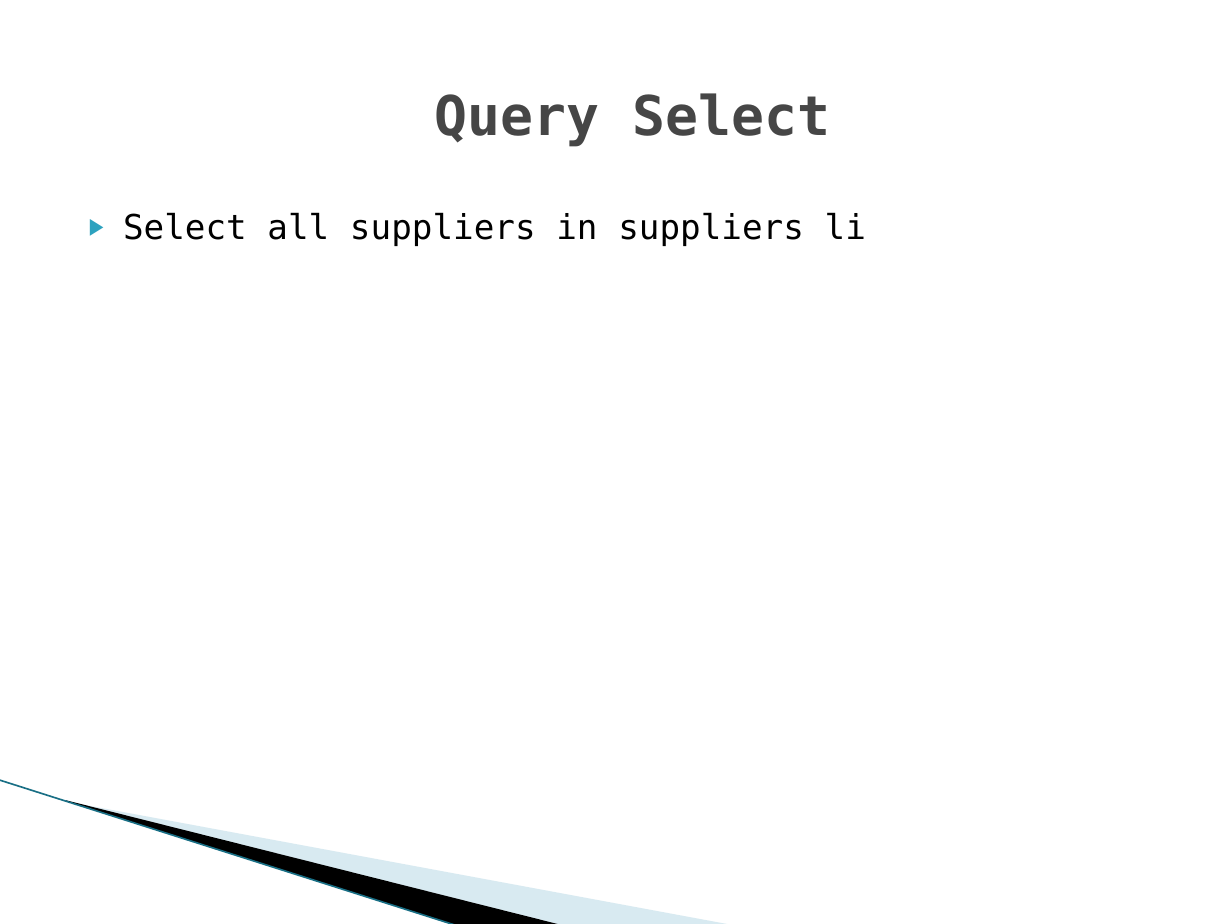
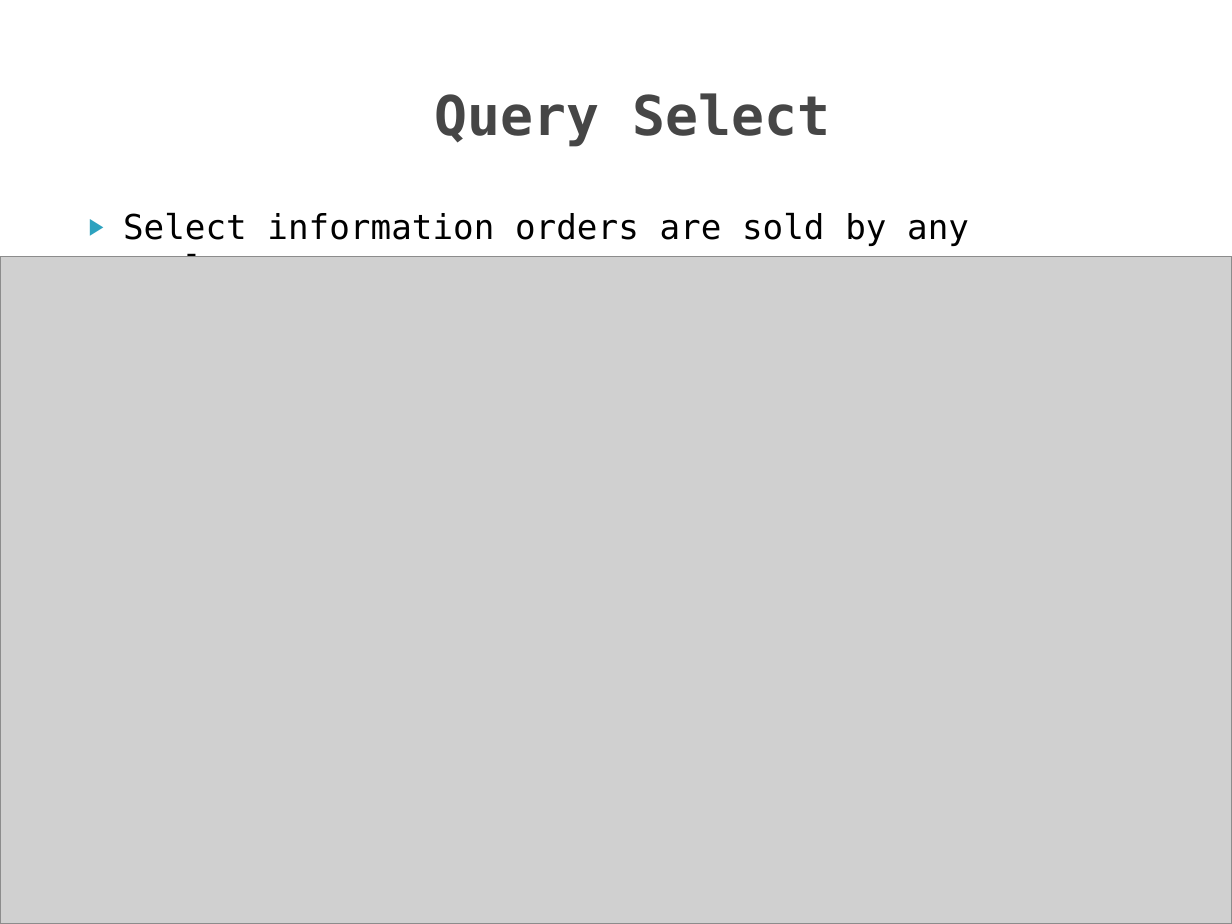
Before and after one commit to iamvucms/SICT, a slide deck: slide 16 of SQL/Project1_database_design_and_query.pptx. Drawn at 1232x924 pixels with LibreOffice and Linux fonts; fonts in the diff are those of the drawing; grey boxes stand for pictures; background and template pictures are left out. Boxes give left, top, right and bottom in pixels: in the first picture for what was removed or moved away, otherwise in the second. Text is boxed around its words. In the diff, an @@ line names an element or a change of style, - is before the commit and + after.

```diff
--- a/SQL/Project1_database_design_and_query.pptx
+++ b/SQL/Project1_database_design_and_query.pptx
@@ text at [123, 212, 969, 257]: text changed @@
-▶ Select all suppliers in suppliers li
+▶ Select information orders are sold by any employees
@@ picture added at [0, 256, 1232, 924] @@
@@ freeform shape removed at [96, 674, 609, 869] @@
```
Also in this commit, not shown: 3 other slides changed, 5 slides added, 2 slides removed.
